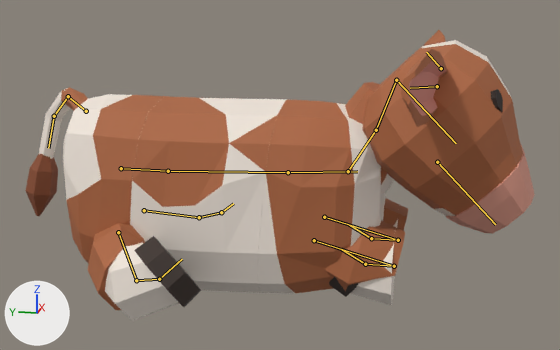
Renders of the FBX model art/Farm_Animals/Meshes/FMS_Calf.fbx from each side of a commit.
Before and after are seen from a 50 mm lens placed at (-2.593, -0.562, 1.058), pointed at (-0.006, -0.044, 0.411). The lights are fixed; the arrows at lower left show +X, +Y and +Z. The older version comes first. Both versions are drawn at frame 9 of the action 'Calf_Lie_Idle'; the numbers are the values there. The bones that change, and the others that lie on the model, are drawn over the model as lines.

The first picture shows 'FMS_Calf'.
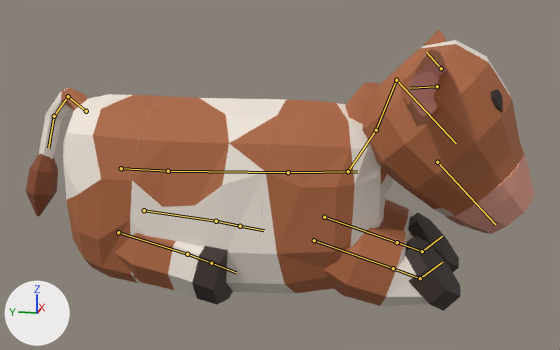
Location of each change, (x1, y1, x2, y2) in pixels of the pictures (560 x 350 px):
'FMS_Calf', posed: before (25, 30, 535, 320); after (25, 30, 535, 311)
bone 'FrontUpper.L', root to tip: before (324, 217) to (398, 240); after (324, 217) to (397, 242)
bone 'FrontLower.L', root to tip: before (398, 240) to (371, 238); after (397, 242) to (422, 251)
bone 'FrontFoot.L', root to tip: before (371, 238) to (349, 225); after (422, 251) to (442, 236)
bone 'FrontUpper.R', root to tip: before (314, 240) to (394, 266); after (314, 240) to (393, 268)
bone 'FrontLower.R', root to tip: before (394, 266) to (365, 264); after (393, 268) to (420, 278)
bone 'FrontFoot.R', root to tip: before (365, 264) to (341, 249); after (420, 278) to (442, 262)
bone 'HindUpper.L', root to tip: before (144, 210) to (199, 217); after (144, 210) to (216, 221)
bone 'HindLower.L', root to tip: before (199, 217) to (221, 212); after (216, 221) to (240, 226)
bone 'HindFoot.L', root to tip: before (221, 212) to (233, 203); after (240, 226) to (264, 230)
bone 'HindUpper.R', root to tip: before (118, 232) to (136, 280); after (118, 232) to (187, 254)
bone 'HindLower.R', root to tip: before (136, 280) to (159, 279); after (187, 254) to (211, 263)
bone 'HindFoot.R', root to tip: before (159, 279) to (182, 259); after (211, 263) to (236, 272)

The change in detail:
Bone 'FrontUpper.L' (bone_frontupper_l) turns from (-74, 0, 0) to (-72, 0, 0) degrees about its own x, y and z.
Bone 'FrontLower.L' (bone_frontlower_l) turns from (165, 0, 0) to (0, 0, 0) degrees about its own x, y and z.
Bone 'FrontFoot.L' (bone_frontfoot_l) turns from (30, 0, 0) to (-60, 0, 0) degrees about its own x, y and z.
Bone 'FrontUpper.R' (bone_frontupper_r) turns from (-74, 0, 0) to (-72, 0, 0) degrees about its own x, y and z.
Bone 'FrontLower.R' (bone_frontlower_r) turns from (165, 0, 0) to (0, 0, 0) degrees about its own x, y and z.
Bone 'FrontFoot.R' (bone_frontfoot_r) turns from (30, 0, 0) to (-60, 0, 0) degrees about its own x, y and z.
Bone 'HindUpper.L' (bone_hindupper_l) turns from (-34, -18, -55) to (-79, -9, -11) degrees about its own x, y and z.
Bone 'HindLower.L' (bone_hindlower_l) turns from (-50, 0, 0) to (3, 0, 0) degrees about its own x, y and z.
Bone 'HindFoot.L' (bone_hindfoot_l) turns from (-50, 0, 0) to (0, 0, 0) degrees about its own x, y and z.
Bone 'HindUpper.R' (bone_hindupper_r) turns from (-35, 20, 58) to (-79, 10, 12) degrees about its own x, y and z.
Bone 'HindLower.R' (bone_hindlower_r) turns from (-50, 0, 0) to (3, 0, 0) degrees about its own x, y and z.
Bone 'HindFoot.R' (bone_hindfoot_r) turns from (-50, 0, 0) to (0, 0, 0) degrees about its own x, y and z.
